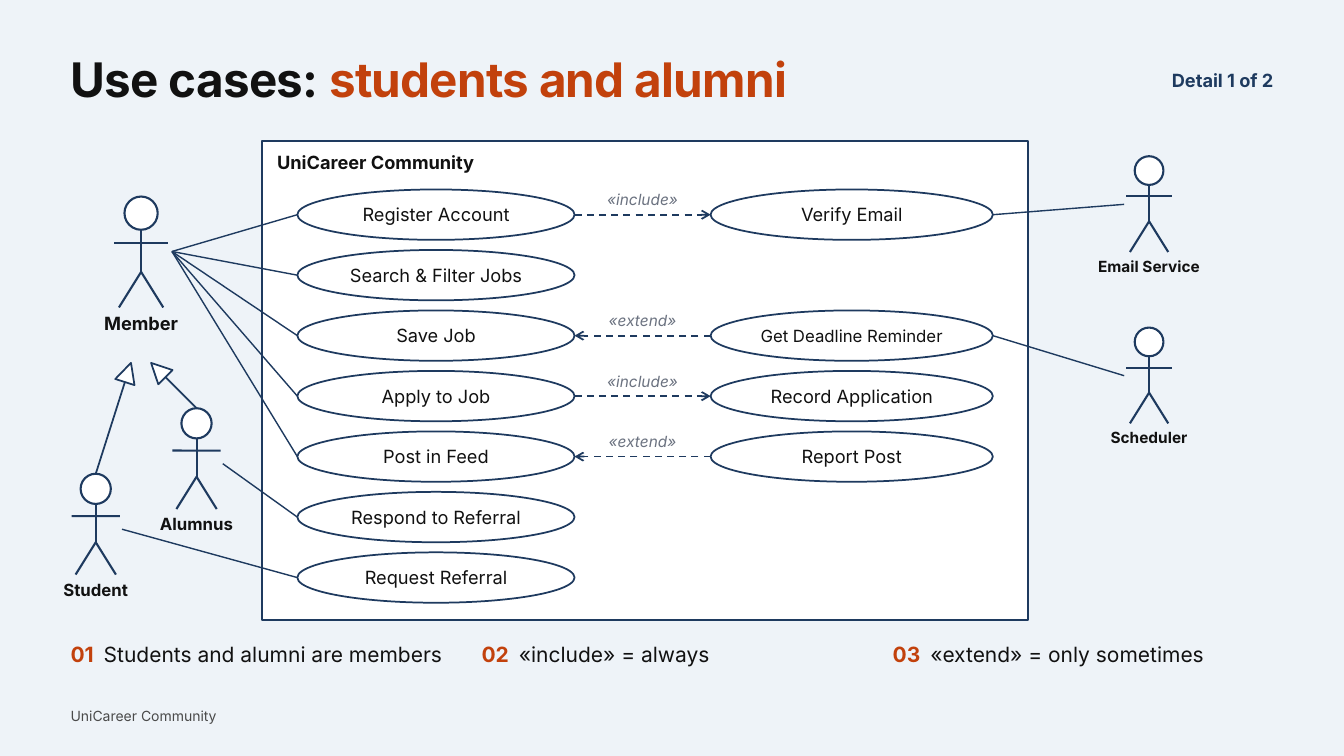
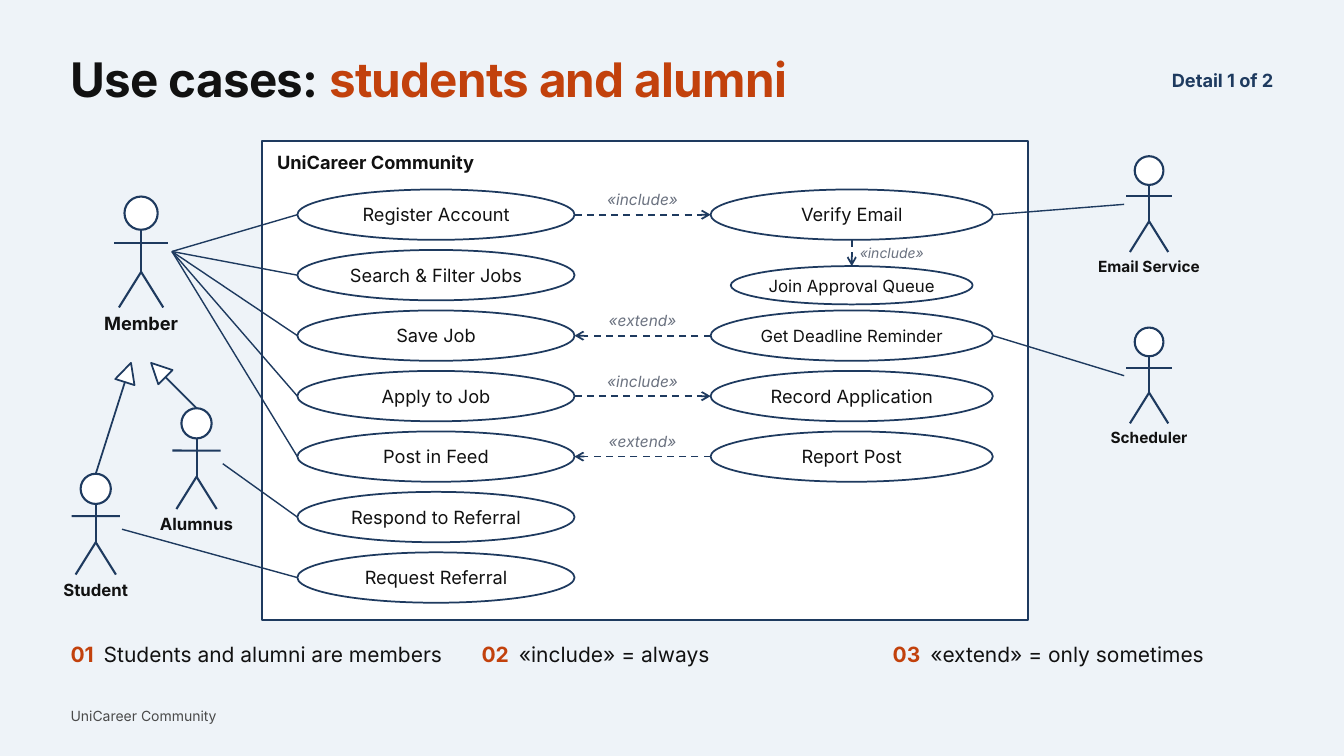
Before and after one commit to sooooojib/CAMPUS_JOB_HUNTING, a slide deck: slide 3 of presentation/UniCareer_Chapter3.pptx. Drawn at 1344x756 pixels with LibreOffice and Linux fonts; fonts in the diff are those of the drawing. Boxes give left, top, right and bottom in pixels: in the first picture for what was removed or moved away, otherwise in the second. Text is boxed around its words. In the diff, an @@ line names an element or a change of style, - is before the commit and + after.

Commit message:
docs: align all architectural, security, API, and workflow docs with two-stage verification and approval lifecycle

```diff
--- a/presentation/UniCareer_Chapter3.pptx
+++ b/presentation/UniCareer_Chapter3.pptx
@@ ellipse added at (731, 266, 973, 304), fill #FFFFFF, outline #1E3A5F 1.25 pt @@
@@ arrow added from (852, 240) to (852, 266), #1E3A5F 1.25 pt dashed @@
@@ text added at (860, 247, 924, 258), 10 pt, text #6B7280, italic @@
+«include»
@@ text added at (769, 279, 934, 296), 12 pt, text #111111 @@
+Join Approval Queue
```
Also in this commit, not shown: 1 other slide changed, 19 other files.
